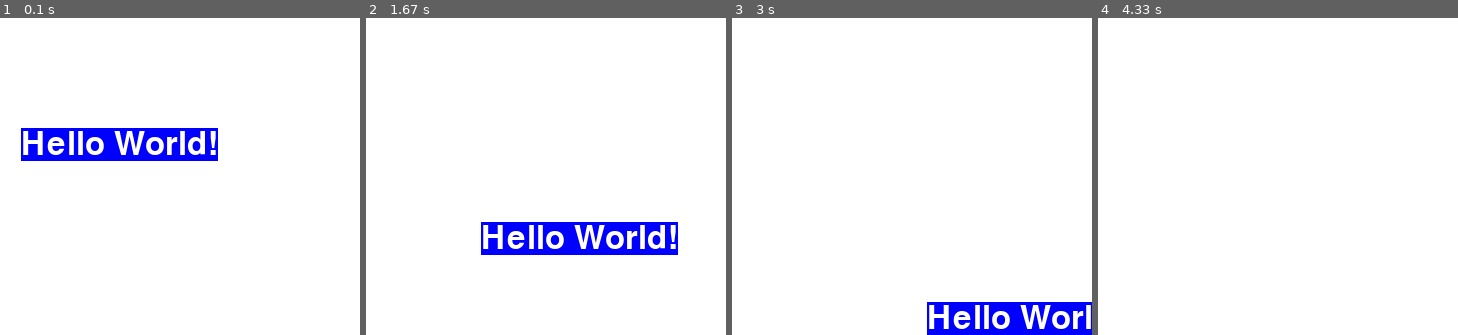
Above: before the commit, frames 1-4 (left to right).
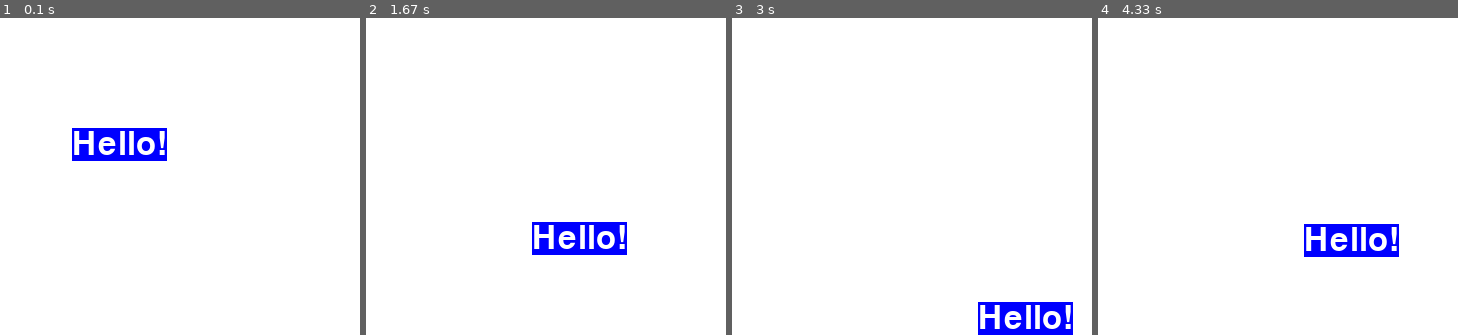
Above: after the commit, the same moments.

Repository: dtotheb/pygameHelloWorld
Game: pygame game, started from HelloWorld.py
Same seed, same stepped clock (60 frames per second), same inputs: the game is played once before the commit and once after it.
Inputs:
- Up to frame 1 (0.1 s): no input
- Up to frame 2 (1.67 s): no input
- Up to frame 3 (3 s): no input
- Up to frame 4 (4.33 s): no input

The runs differ from the first frame. In frame 1, 3.4% of the frame differs, in the area x 5-61%, y 34-46%; in frame 2, 3.4%; in frame 3, 2.7%; in frame 4, 2.1%.

Commit message:
created moveStuff to handle moving the rect and checking bounds

Diff:
--- a/HelloWorld.py
+++ b/HelloWorld.py
@@ -27,23 +27,45 @@
 #setup the fonts
 basicFont = pygame.font.SysFont(None, 48)
 
-vector = (1, 1)
-
 #setup the text
-text = basicFont.render('Hello World!', True, WHITE, BLUE)
+text = basicFont.render('Hello!', True, WHITE, BLUE)
 textRect = text.get_rect()
-textRect.centerx = windowSurface.get_rect().centerx
-textRect.centery = windowSurface.get_rect().centery
+textRect.center = windowSurface.get_rect().center
 
 
+#display everything
 def displayEverything():
     windowSurface.blit(background, (0, 0))
     windowSurface.blit(text, textRect)
     pygame.display.update()
 
-#display everything
+#initial display
 displayEverything()
 
+#intial vector
+vector = (1, 1)
+
+
+#moves the Rect and checks for bounds
+def moveStuff():
+    global textRect
+    global vector
+    textRect.move_ip(vector)
+
+    #figure out the size of things
+    hx = textRect.width / 2
+    hy = textRect.height / 2
+    x = textRect.centerx
+    y = textRect.centery
+
+    maxwidth = windowSurface.get_width()
+    maxheight = windowSurface.get_height()
+
+    #check for bounds
+    if x + hx >= maxwidth or x - hx <= 0:
+        vector = (vector[0] * -1, vector[1])
+    if y + hy >= maxheight or y - hy <= 0:
+        vector = (vector[0], vector[1] * -1)
 
 
 #run the game loop
@@ -53,5 +75,5 @@
             pygame.quit()
             sys.exit()
 
-    textRect = textRect.move(1, 1)
+    moveStuff()
     displayEverything()
